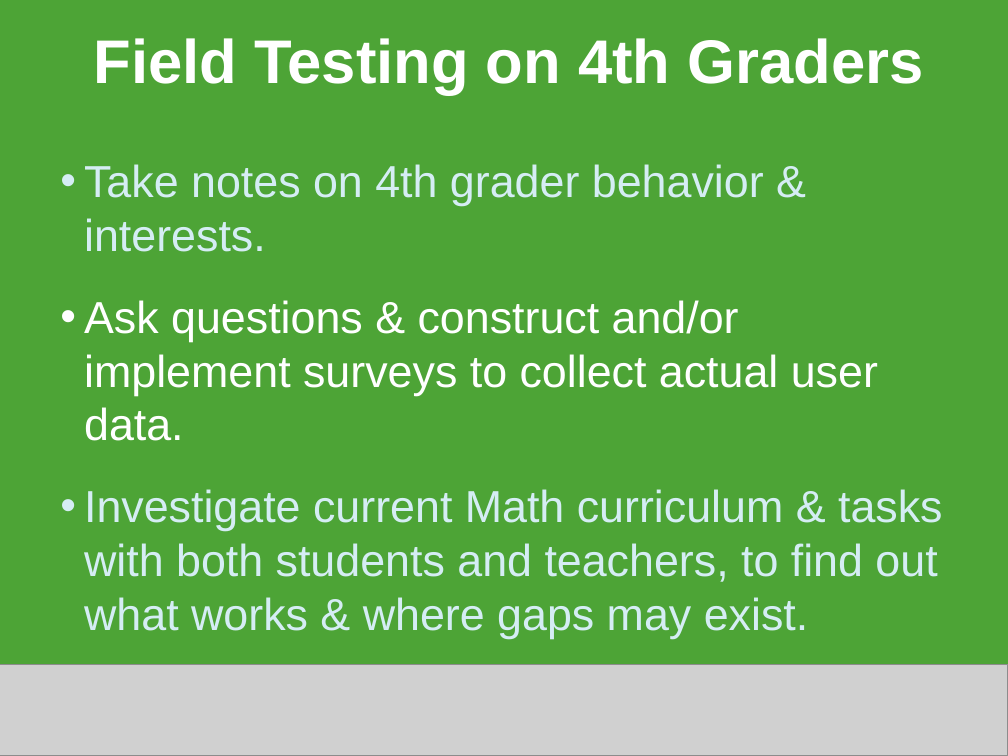
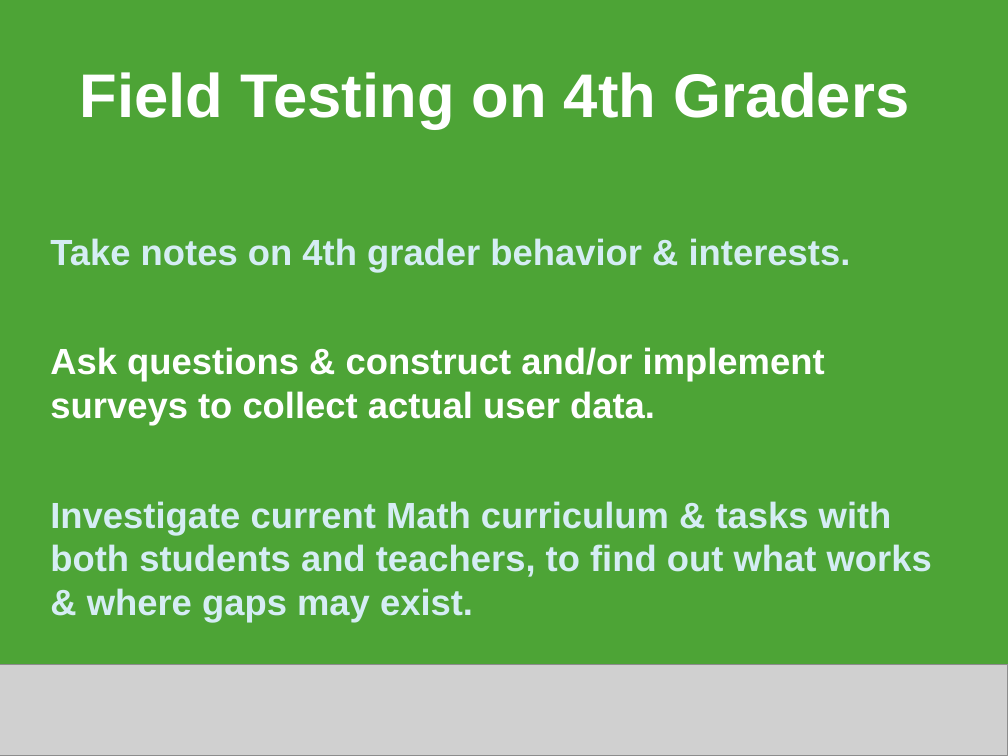
Before and after one commit to decause/hflossk, a slide deck: slide 14 of static/content/OLPCKidsB.ppt. Drawn at 1008x756 pixels with LibreOffice and Linux fonts; fonts in the diff are those of the drawing; grey boxes stand for pictures. Boxes give left, top, right and bottom in pixels: in the first picture for what was removed or moved away, otherwise in the second. Text is boxed around its words. In the diff, an @@ line names an element or a change of style, - is before the commit and + after.

```diff
--- a/static/content/OLPCKidsB.ppt
+++ b/static/content/OLPCKidsB.ppt
@@ title "Field Testing on 4th Graders": place and size @@
-title "Field Testing on 4th Graders" at [94,38,923,95]
+title "Field Testing on 4th Graders" at [80,72,909,129]
@@ title "Field Testing on 4th Graders" at [80,72,909,129]: alignment left to centre; vertical alignment top to middle @@
@@ subtitle "Take notes on 4th grader ...": place and size @@
-subtitle "Take notes on 4th grader ..." at [84,164,943,639]
+subtitle "Take notes on 4th grader ..." at [50,238,932,623]
@@ subtitle "Take notes on 4th grader ..." at [50,238,932,623]: size 32 to 26 pt, bold on; bullet • to none; less space between paragraphs; vertical alignment top to middle @@
```
Also in this commit, not shown: 16 other slides changed, 2 slides added, 3 slides removed.
